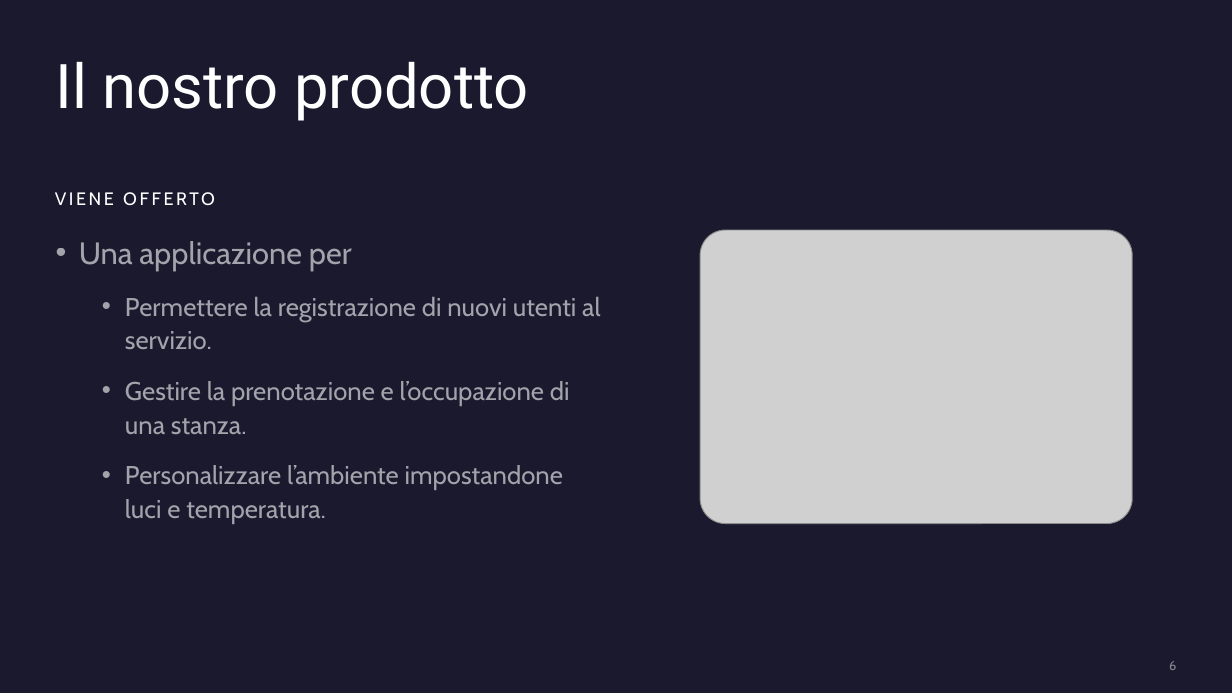
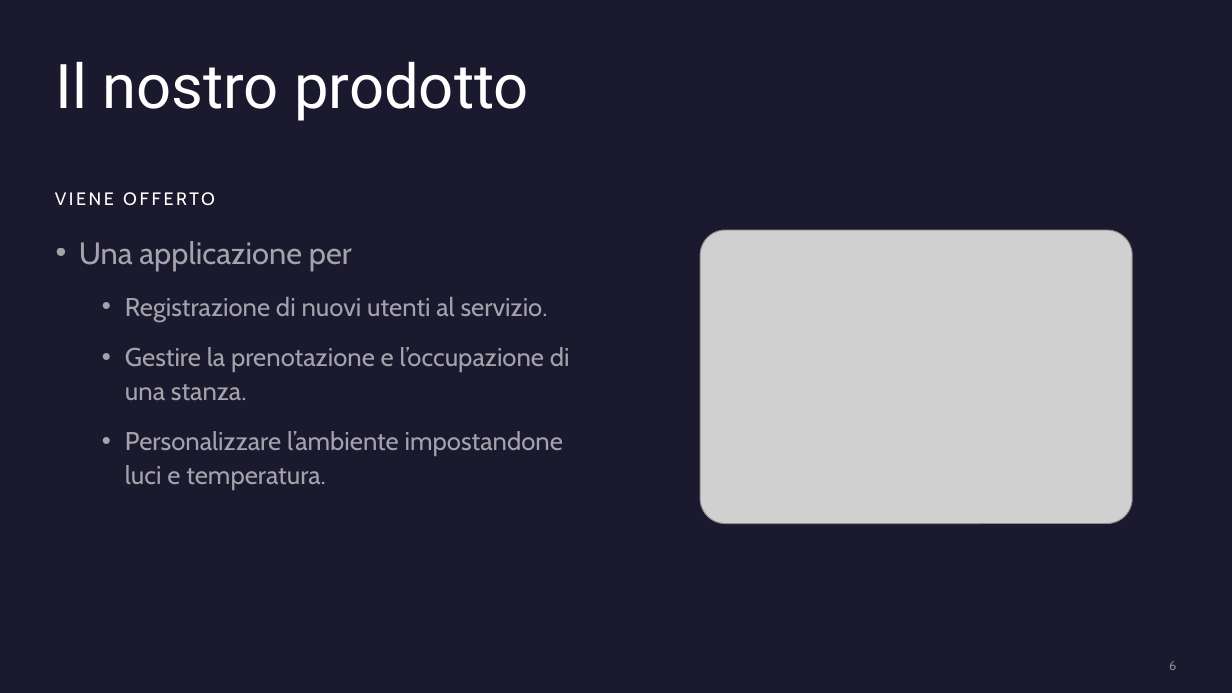
Before and after one commit to felicia-puzone/smart-office-project, a slide deck: slide 6 of Smart Office Doc/Smart Office.pptx. Drawn at 1232x693 pixels with LibreOffice and Linux fonts; fonts in the diff are those of the drawing; grey boxes stand for pictures. Boxes give left, top, right and bottom in pixels: in the first picture for what was removed or moved away, otherwise in the second. Text is boxed around its words. In the diff, an @@ line names an element or a change of style, - is before the commit and + after.

```diff
--- a/Smart Office Doc/Smart Office.pptx
+++ b/Smart Office Doc/Smart Office.pptx
@@ text at (125, 297, 548, 321): text changed @@
-  • Permettere la registrazione di nuovi utenti al servizio.
+  • Registrazione di nuovi utenti al servizio.
```
Also in this commit, not shown: 2 other slides changed, 2 slides added, 9 slides removed, 4 other files.
